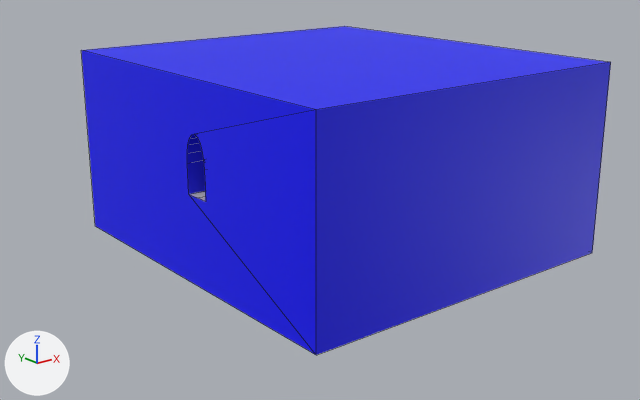
The FBX model butterflowers/Assets/Models/ai_room.fbx as it was, and as the next commit left it.
Both versions are drawn from a 50 mm lens placed at (-0.196, -0.237, 0.077), pointed at (-0.014, -0.009, -0.014). Lighting does not change. The marker at lower left points along +X, +Y and +Z. Mesh edges are drawn as thin lines. Where no turn or scale is listed for an object, it has been applied to the vertices.
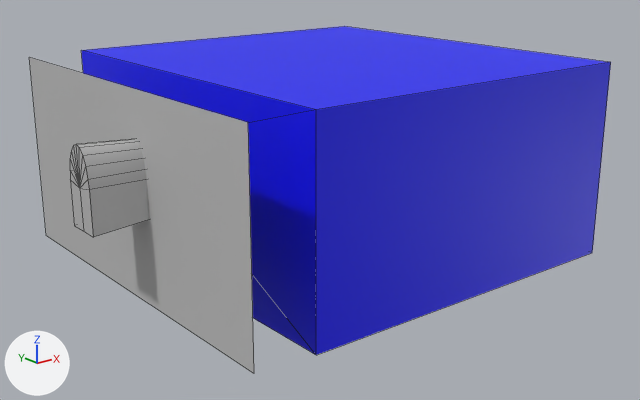
What differs and where, as boxes (x1, y1, x2, y2) in the pictures (640 x 400 px):
'wall', added
    after: (29, 57, 254, 373)
'outside_light', added
    after: (70, 139, 149, 237)

Patch to the scene script:
```diff
--- a/butterflowers/Assets/Models/ai_room.fbx.py
+++ b/butterflowers/Assets/Models/ai_room.fbx.py
@@ mat_outside_light1 @@
+mat_outside_light1 = principled_material('outside_light1')
+mat_outside_light1.base_color = (0.5, 0.5, 0.5)  # grey #bcbcbc
@@ mat_sunset_wall @@
+mat_sunset_wall = principled_material('sunset_wall')
+mat_sunset_wall.base_color = (0.5, 0.5, 0.5)  # grey #bcbcbc
@@ me_mesh_002 @@
+me_mesh_002.from_pydata(...)  # 44 vertices, 52 faces; spans x -0.0428..0.0, y -0.0063..0.0063, z -0.0128..0.0126
+me_mesh_002.materials.append(mat_outside_light1)  # grey #bcbcbc
@@ me_mesh_001 @@
+me_mesh_001.from_pydata([(0.0, -0.0672, -0.0328), (0.0, 0.0672, -0.0328), (0.0, -0.0672, 0.0328), (0.0, 0.0672, 0.0328)], [], [(0, 1, 3, 2)])
+me_mesh_001.materials.append(mat_sunset_wall)  # grey #bcbcbc
@@ ob_outside_light @@
+ob_outside_light = bpy.data.objects.new('outside_light', me_mesh_002)
+ob_outside_light.location = (-0.0565, -0.0089, 0.0065)
@@ ob_wall @@
+ob_wall = bpy.data.objects.new('wall', me_mesh_001)
+ob_wall.location = (-0.0816, 0.0, 0.0)
```
